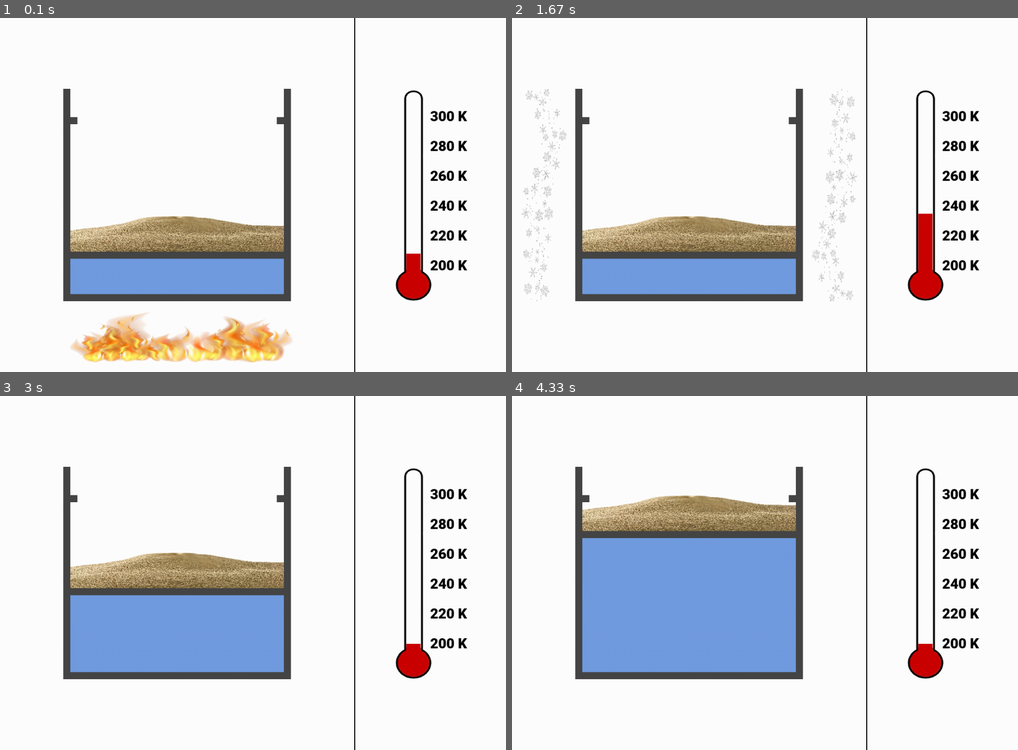
Above: before the commit, frames 1-4 (two rows, left to right).
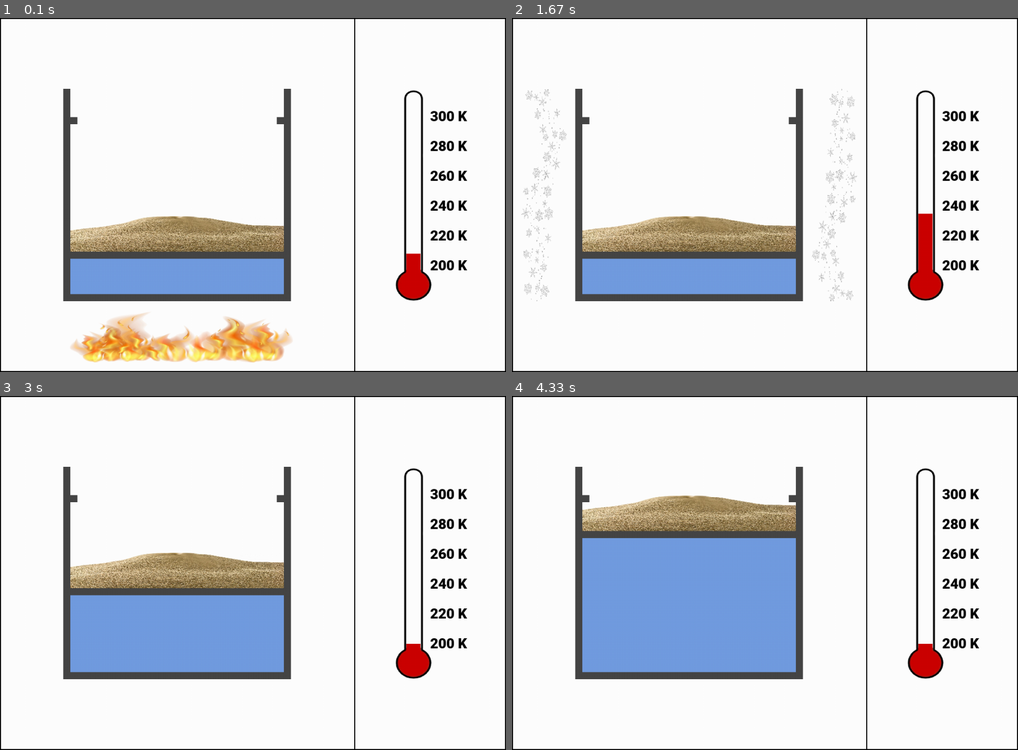
Above: after the commit, the same moments.

Repository: valerazykov/stat_phys_van-der-waals-gas
Game: pygame game, started from piston_example.py
Two runs of this game, one before a commit and one after it. Both use one fixed random seed, a clock stepped at 60 frames per second and the inputs below.
Inputs:
- Up to frame 1 (0.1 s): no input
- Up to frame 2 (1.67 s): no input
- Up to frame 3 (3 s): no input
- Up to frame 4 (4.33 s): no input

The runs differ from the first frame. In frame 1, 1.1% of the frame differs, in the area x 0-100%, y 0-100%; in frame 2, 1.1%; in frame 3, 1.1%; in frame 4, 1.1%.

Commit message:
Update piston.py
рамка

Diff:
--- a/piston.py
+++ b/piston.py
@@ -69,7 +69,8 @@
             raise ValueError("Press_invalid")
         if mode_press not in {-1, 0, 1} or mode_temp not in {-1, 0, 1}:
             raise ValueError("Mode_invalid")
-        pygame.draw.rect(self.screen, (255, 255, 255), self.coor)
+        pygame.draw.rect(self.screen, (0, 0, 0), self.coor)
+        pygame.draw.rect(self.screen, (255, 255, 255), (self.coor[0] + 2, self.coor[1] + 2, self.coor[2] - 4, self.coor[3] - 4))
         pygame.draw.rect(self.screen, (0, 0, 0),
                          (self.coor[0] + round(0.7 * self.coor[2]),
                           self.coor[1],
